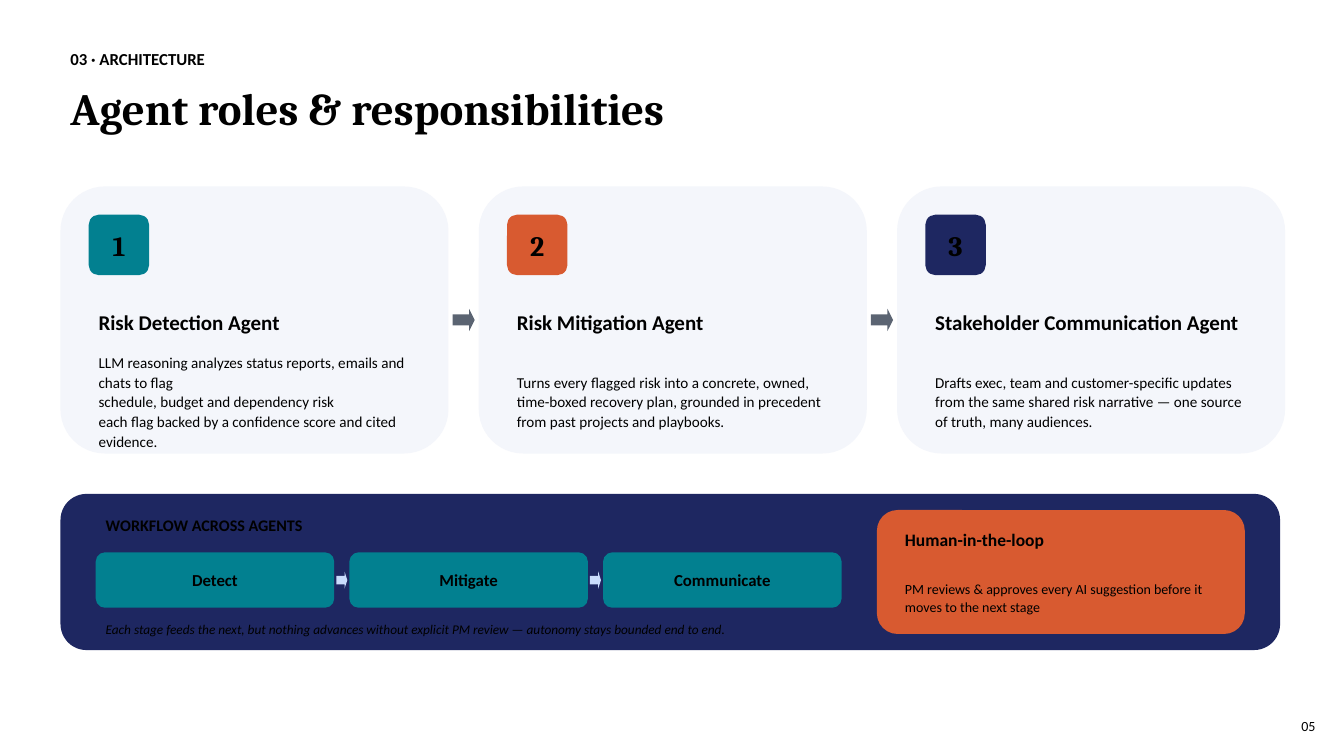
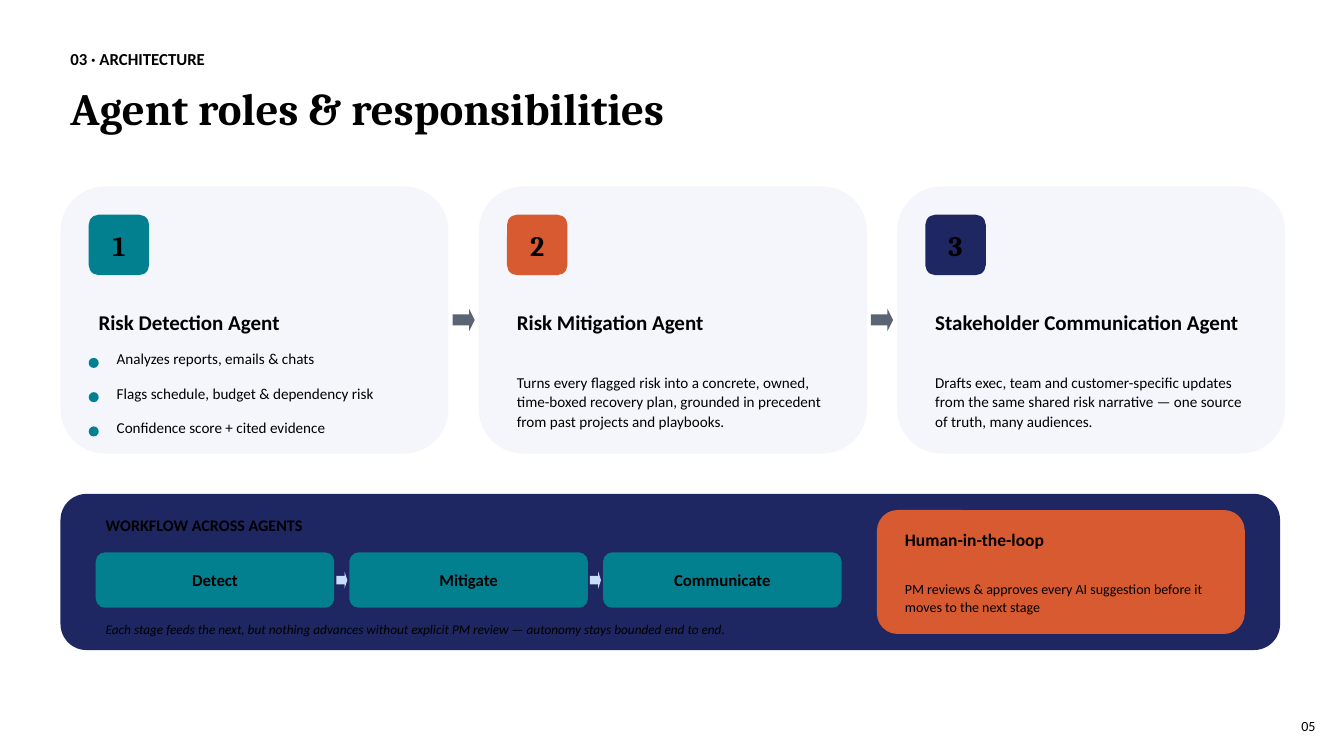
Before and after one commit to raghvendra-shukla/AI-Friday-PPT, a slide deck: slide 5 of RiskPilot_AI_Team14 (1).odp. Drawn at 1344x756 pixels with LibreOffice and Linux fonts; fonts in the diff are those of the drawing. Boxes give left, top, right and bottom in pixels: in the first picture for what was removed or moved away, otherwise in the second. Text is boxed around its words. In the diff, an @@ line names an element or a change of style, - is before the commit and + after.

Commit message:
Latest One
Final PPT for TCS Laptop

```diff
--- a/RiskPilot_AI_Team14 (1).odp
+++ b/RiskPilot_AI_Team14 (1).odp
@@ ellipse added at (89, 358, 99, 368), fill #028090 @@
@@ text added at (117, 353, 314, 367), 10.8 pt, text #000000 @@
+Analyzes reports, emails & chats
@@ text "Flags schedule, budget & dependency ..." at (117, 388, 373, 402): vertical alignment middle to top @@
@@ text at (117, 388, 373, 402): text changed @@
-LLM reasoning analyzes status reports, emails and chats to flag
-schedule, budget and dependency risk
-each flag backed by a confidence score and cited evidence.
+Flags schedule, budget & dependency risk
@@ ellipse added at (89, 392, 99, 402), fill #028090 @@
@@ ellipse added at (89, 426, 99, 437), fill #028090 @@
@@ text added at (117, 422, 325, 433), 10.8 pt, text #000000 @@
+Confidence score + cited evidence
```
